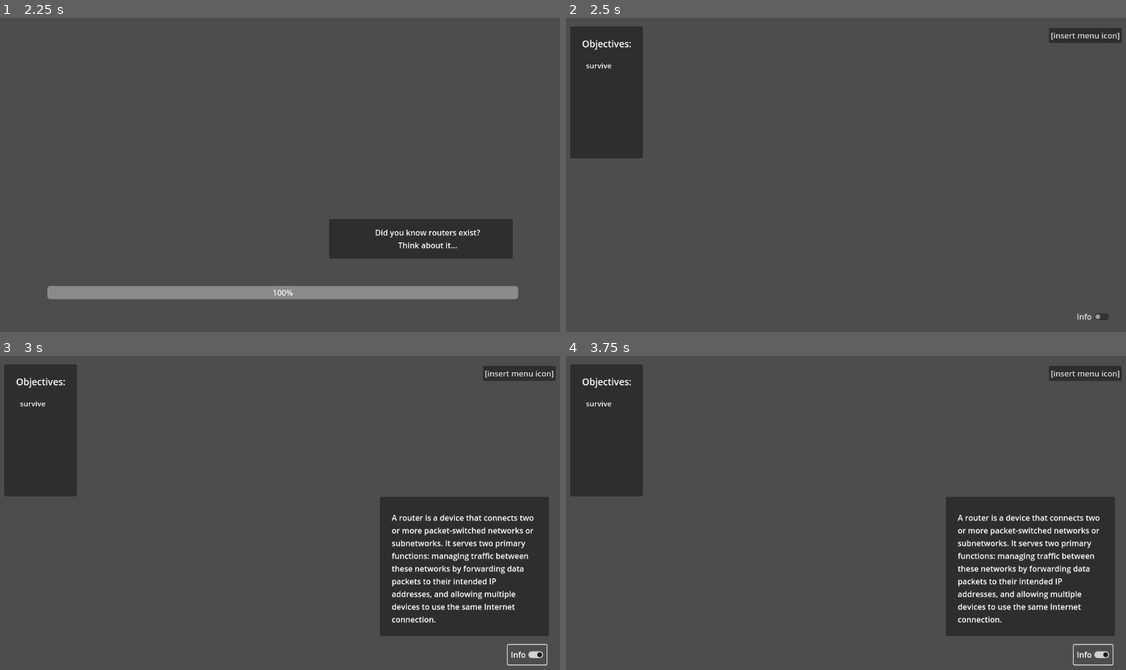
Above: before the commit, frames 1-4 (two rows, left to right).
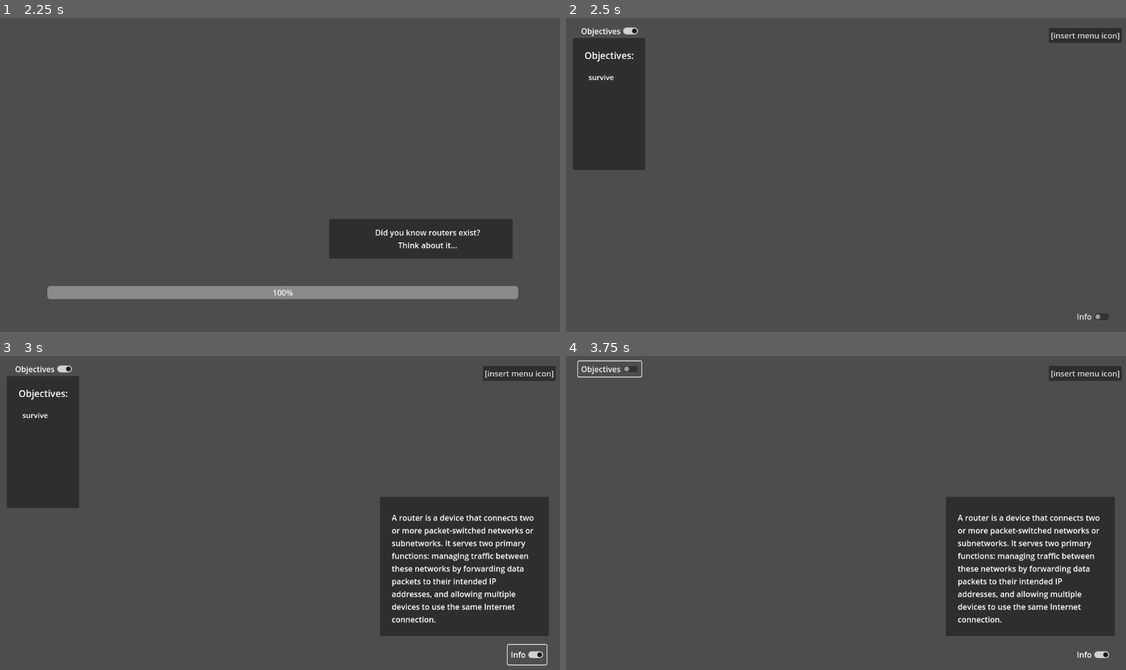
Above: after the commit, the same moments.

Repository: BcubeStudios/Netspace-Game
Game: Godot game, scene res://screens/opening.tscn
Same seed, same stepped clock (60 frames per second), same inputs: the game is played once before the commit and once after it.
Inputs (mouse positions are in pixels of both pictures, inside the frame that each line leads up to):
- Up to frame 1 (2.25 s): click "START GAME" at 0.5 s
- Up to frame 2 (2.5 s): no input
- Up to frame 3 (3 s): click "Info" at 2.75 s
- Up to frame 4 (3.75 s): click (610, 368) at 3.5 s, where only the run after the commit has a clickable "Objectives"

Frame 1 is identical in both runs. In frame 2, 1.5% of the frame differs, in the area x 0-15%, y 2-49%; in frame 3, 1.5%; in frame 4, 5.5%, in the area x 0-98%, y 1-99%.

Commit message:
various fixes

Diff:
--- a/GodotWorkspace/icon.svg
+++ /dev/null
@@ -1 +0,0 @@
-<svg height="128" width="128" xmlns="http://www.w3.org/2000/svg"><rect x="2" y="2" width="124" height="124" rx="14" fill="#363d52" stroke="#212532" stroke-width="4"/><g transform="scale(.101) translate(122 122)"><g fill="#fff"><path d="M105 673v33q407 354 814 0v-33z"/><path fill="#478cbf" d="m105 673 152 14q12 1 15 14l4 67 132 10 8-61q2-11 15-15h162q13 4 15 15l8 61 132-10 4-67q3-13 15-14l152-14V427q30-39 56-81-35-59-83-108-43 20-82 47-40-37-88-64 7-51 8-102-59-28-123-42-26 43-46 89-49-7-98 0-20-46-46-89-64 14-123 42 1 51 8 102-48 27-88 64-39-27-82-47-48 49-83 108 26 42 56 81zm0 33v39c0 276 813 276 813 0v-39l-134 12-5 69q-2 10-14 13l-162 11q-12 0-16-11l-10-65H447l-10 65q-4 11-16 11l-162-11q-12-3-14-13l-5-69z"/><path d="M483 600c3 34 55 34 58 0v-86c-3-34-55-34-58 0z"/><circle cx="725" cy="526" r="90"/><circle cx="299" cy="526" r="90"/></g><g fill="#414042"><circle cx="307" cy="532" r="60"/><circle cx="717" cy="532" r="60"/></g></g></svg>
--- a/GodotWorkspace/screens/demo_level.tscn
+++ b/GodotWorkspace/screens/demo_level.tscn
@@ -44,18 +44,26 @@
 text = "A router is a device that connects two or more packet-switched networks or subnetworks. It serves two primary functions: managing traffic between these networks by forwarding data packets to their intended IP addresses, and allowing multiple devices to use the same Internet connection."
 autowrap_mode = 2
 
-[node name="info toggle" type="CheckButton" parent="."]
+[node name="infoToggle" type="CheckButton" parent="."]
 offset_left = 1044.0
 offset_top = 591.0
 offset_right = 1123.0
 offset_bottom = 631.0
 text = "Info"
 
+[node name="objectivesToggle" type="CheckButton" parent="."]
+offset_left = 32.0
+offset_top = 11.0
+offset_right = 161.0
+offset_bottom = 42.0
+button_pressed = true
+text = "Objectives"
+
 [node name="objectivesPanel" type="Panel" parent="."]
-offset_left = 16.0
-offset_top = 17.0
-offset_right = 164.0
-offset_bottom = 287.0
+offset_left = 21.0
+offset_top = 41.0
+offset_right = 169.0
+offset_bottom = 311.0
 
 [node name="titleLabel" type="Label" parent="objectivesPanel"]
 layout_mode = 0
@@ -80,4 +88,5 @@
 autoplay = true
 
 [connection signal="pressed" from="settingButton" to="." method="_on_setting_button_pressed"]
-[connection signal="toggled" from="info toggle" to="." method="_on_info_toggle_toggled"]
+[connection signal="toggled" from="infoToggle" to="." method="_on_info_toggle_toggled"]
+[connection signal="toggled" from="objectivesToggle" to="." method="_on_objectives_toggle_toggled"]
--- a/GodotWorkspace/scripts/demo_level.gd
+++ b/GodotWorkspace/scripts/demo_level.gd
@@ -43,3 +43,12 @@
 		info_graphic.show()
 	else:
 		info_graphic.hide()
+
+
+#toggles the objectives panel
+func _on_objectives_toggle_toggled(toggled_on):
+	var objectives_graphic = $objectivesPanel
+	if toggled_on:
+		objectives_graphic.show()
+	else:
+		objectives_graphic.hide()
--- a/GodotWorkspace/scripts/settings_menu.gd
+++ b/GodotWorkspace/scripts/settings_menu.gd
@@ -3,6 +3,7 @@
 
 @onready var main = $"../"
 @onready var musicSlider = $MarginContainer/VBoxContainer/MusicSlider
+
 # Called when the node enters the scene tree for the first time.
 func _ready():
 	musicSlider.value = AudioServer.get_bus_volume_db(AudioServer.get_bus_index("Master")) + 35
@@ -16,18 +17,17 @@
 	get_tree().change_scene_to_file("res://screens/credits_screen.tscn")
 	pass # Replace with function body.
 
-#changes volume of music
-func _on_music_slider_drag_ended(value_changed):
-	if value_changed:
-		var value = musicSlider.value - 35
-		AudioServer.set_bus_volume_db(AudioServer.get_bus_index("Master"), value)
-	else:
-		pass
 
 #quits game entirely
 func _on_quit_button_pressed():
 	get_tree().quit()
 
+
 #coninues back to where it was
 func _on_continue_button_pressed():
 	main.settingsMenu()
+
+
+#changes volume of music
+func _on_music_slider_value_changed(value):
+	AudioServer.set_bus_volume_db(AudioServer.get_bus_index("Master"), value - 35)
Not shown, removed: GodotWorkspace/icon.svg.import
